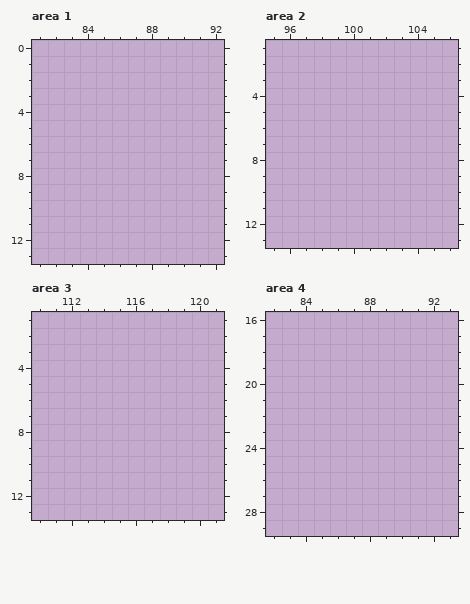
A pixel-art file gets an edit: Game Art/Sketches.aseprite. This is how it looked before the edit.
300x300 pixels, 1 frame. Shown: area 1: x 81..92, y 0..13; area 2: x 95..106, y 1..13; area 3: x 110..121, y 1..13; area 4: x 82..93, y 16..29. The commit also changed other parts of the picture, which this record leaves out.
Once edited:
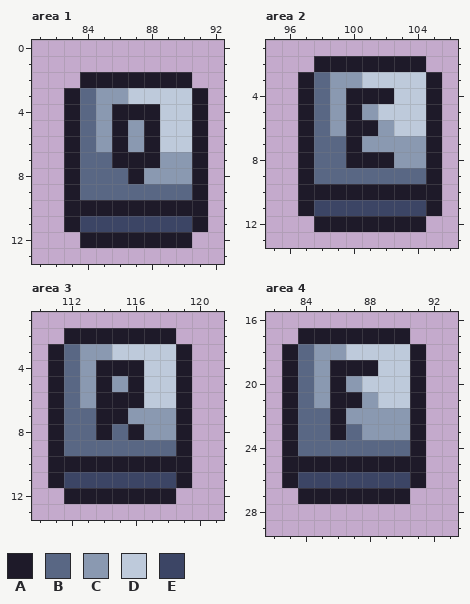
Palette (. is transparent): A #1e1a29  B #596784  C #8a99b1  D #becadb  E #3c4565
The exact change:
Area 1:
y 2: x 84..90 ....... -> AAAAAAA
y 3: x 83..91 ......... -> ABCCDDDDA
y 4: x 83..91 ......... -> ABCAAADDA
y 5..6: x 83..91 ......... -> ABCACADDA
y 7: x 83..91 ......... -> ABBAAACCA
y 8: x 83..91 ......... -> ABBBACCCA
y 9: x 83..91 ......... -> ABBBBBBBA
y 10: x 83..91 ......... -> AAAAAAAAA
y 11: x 83..91 ......... -> AEEEEEEEA
y 12: x 84..90 ....... -> AAAAAAA
Area 2:
y 2: x 98..104 ....... -> AAAAAAA
y 3: x 97..105 ......... -> ABCCDDDDA
y 4: x 97..105 ......... -> ABCAAADDA
y 5: x 97..105 ......... -> ABCACDDDA
y 6: x 97..105 ......... -> ABCAACDDA
y 7: x 97..105 ......... -> ABBACCCCA
y 8: x 97..105 ......... -> ABBAAACCA
y 9: x 97..105 ......... -> ABBBBBBBA
y 10: x 97..105 ......... -> AAAAAAAAA
y 11: x 97..105 ......... -> AEEEEEEEA
y 12: x 98..104 ....... -> AAAAAAA
Area 3:
y 2: x 112..118 ....... -> AAAAAAA
y 3: x 111..119 ......... -> ABCCDDDDA
y 4: x 111..119 ......... -> ABCAAADDA
y 5: x 111..119 ......... -> ABCACADDA
y 6: x 111..119 ......... -> ABCAAADDA
y 7: x 111..119 ......... -> ABBAACCCA
y 8: x 111..119 ......... -> ABBABACCA
y 9: x 111..119 ......... -> ABBBBBBBA
y 10: x 111..119 ......... -> AAAAAAAAA
y 11: x 111..119 ......... -> AEEEEEEEA
y 12: x 112..118 ....... -> AAAAAAA
Area 4:
y 17: x 84..90 ....... -> AAAAAAA
y 18: x 83..91 ......... -> ABCCDDDDA
y 19: x 83..91 ......... -> ABCAAADDA
y 20: x 83..91 ......... -> ABCACDDDA
y 21: x 83..91 ......... -> ABCAACDDA
y 22: x 83..91 ......... -> ABBACCCCA
y 23: x 83..91 ......... -> ABBABCCCA
y 24: x 83..91 ......... -> ABBBBBBBA
y 25: x 83..91 ......... -> AAAAAAAAA
y 26: x 83..91 ......... -> AEEEEEEEA
y 27: x 84..90 ....... -> AAAAAAA
